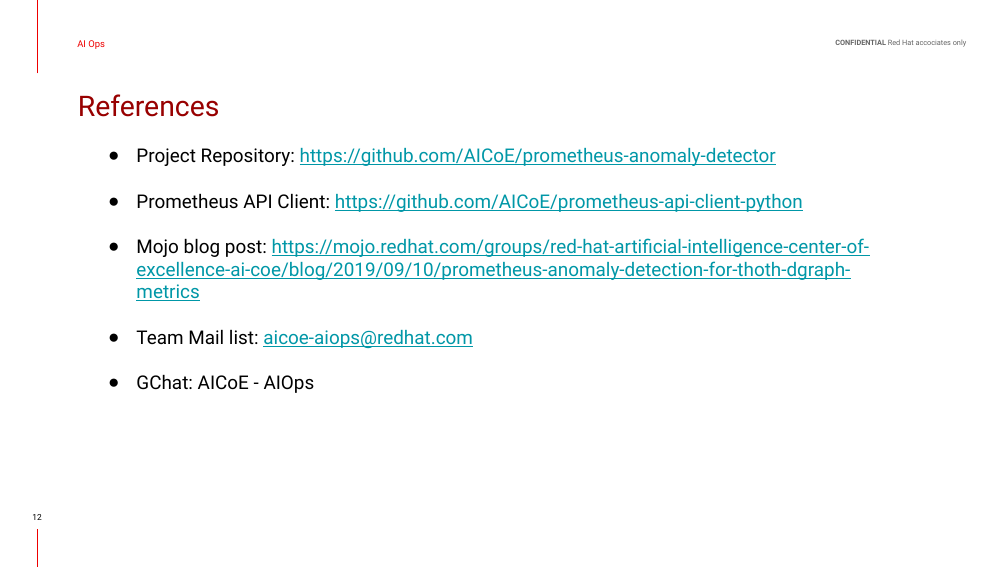
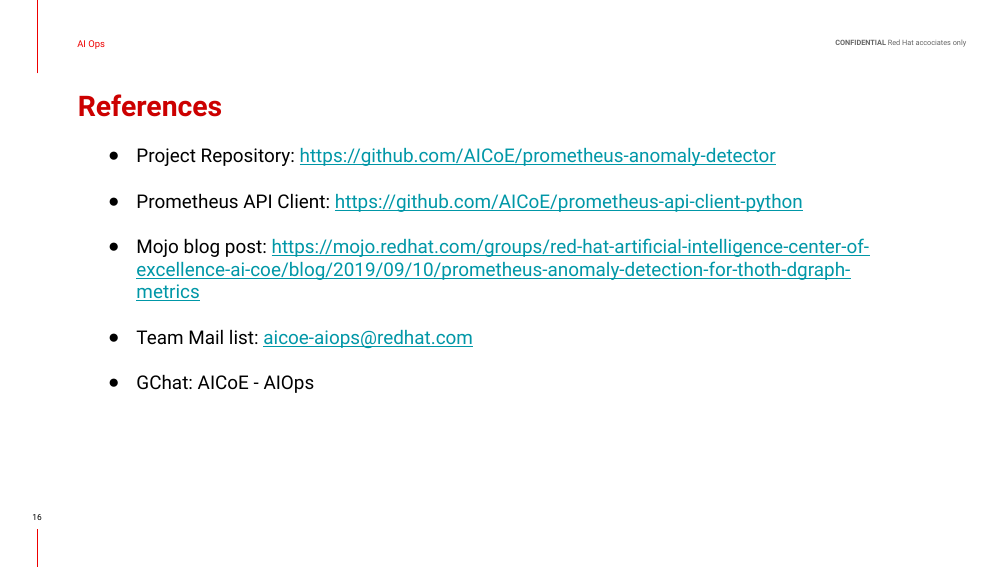
Before and after one commit to hemajv/prometheus-anomaly-detection-workshop, a slide deck: slide 16 of slides/source/I See Metrics_ Anomaly Detection on OpenShift.pptx (slide 12 before the commit). Drawn at 1008x567 pixels with LibreOffice and Linux fonts; fonts in the diff are those of the drawing; background and template pictures are left out. Boxes give left, top, right and bottom in pixels: in the first picture for what was removed or moved away, otherwise in the second. Text is boxed around its words. In the diff, an @@ line names an element or a change of style, - is before the commit and + after.

```diff
--- a/slides/source/I See Metrics_ Anomaly Detection on OpenShift.pptx
+++ b/slides/source/I See Metrics_ Anomaly Detection on OpenShift.pptx
@@ title "References" at <box>78,94,222,117</box>: text colour #980000 to #CC0000, bold on @@
```
Also in this commit, not shown: 5 other slides changed, 7 slides added, 3 slides removed, 1 other file.
